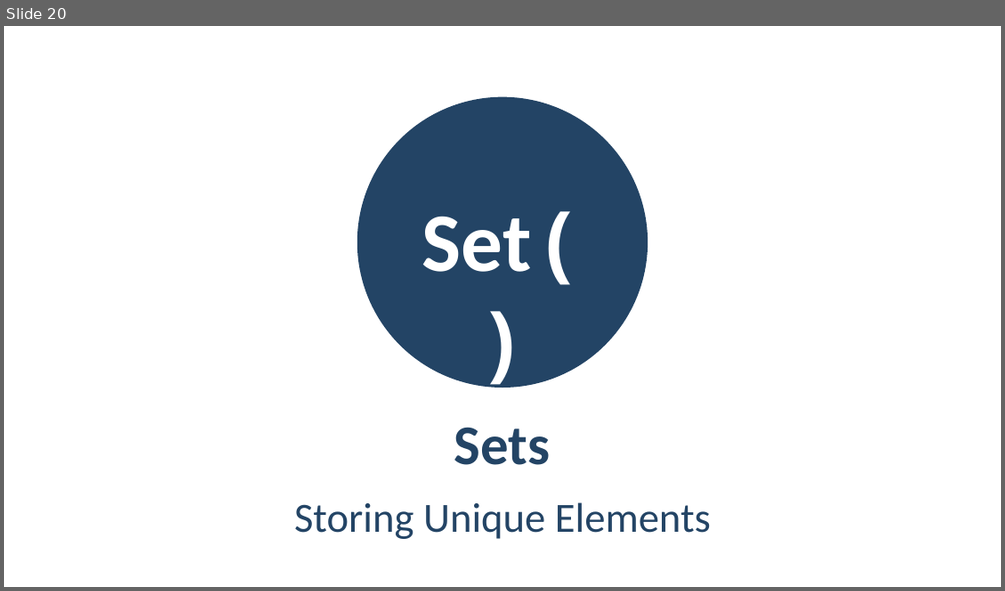
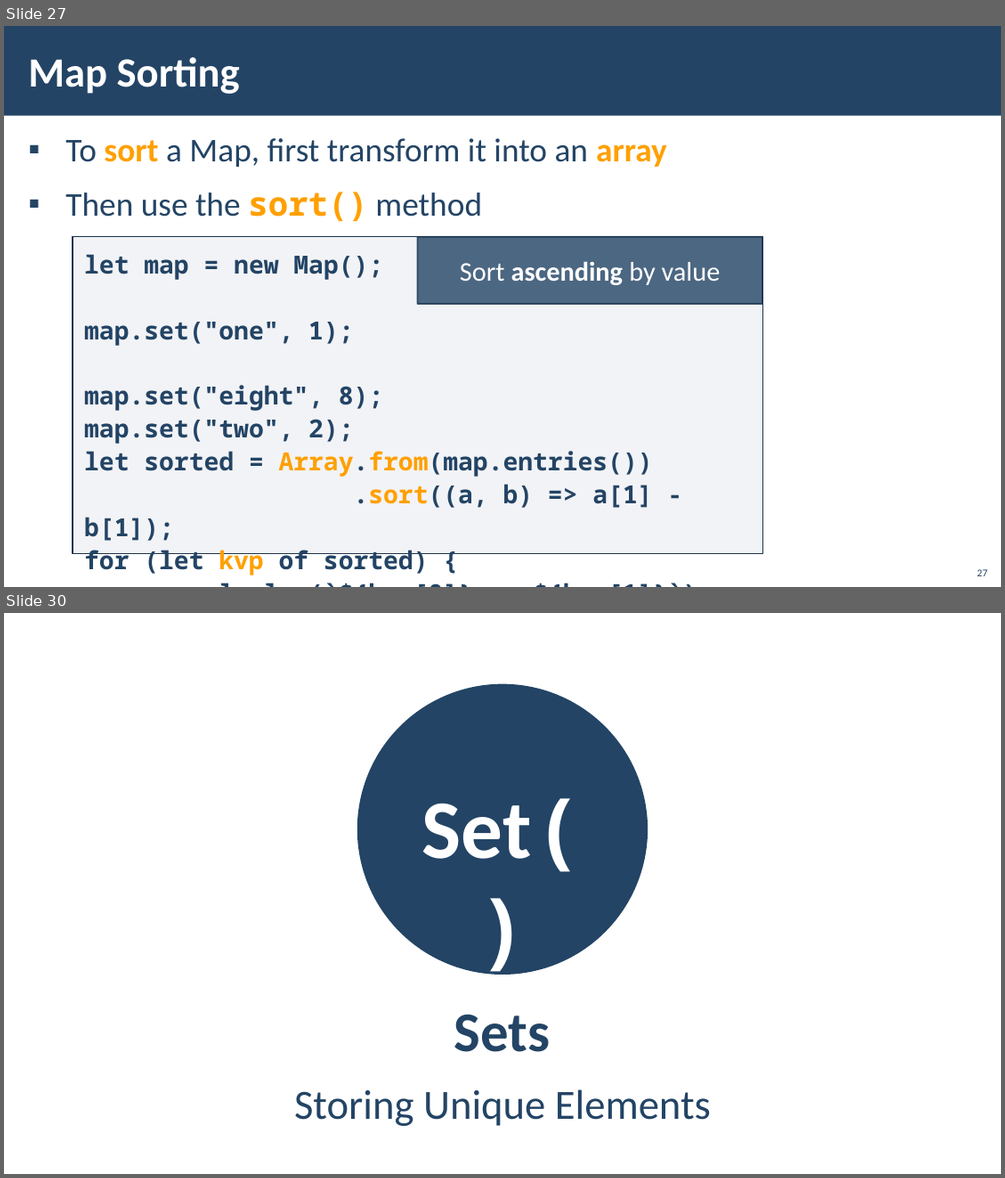
Before and after one commit to YordanovPetar/SoftUni, a slide deck: JavaScriptFundamentals/07_AssociativeArrays/07_1_AssociativeArraysLab/08. JS-Fundamentals-Associative-Arrays.pptx. Shown one above the other, each under a label of ours: slide 20 before the commit, slides 27 and 30 after it; the slides between them are not shown. The pictures are 1005x591 and 1005x1178 pixels, drawn with LibreOffice and Linux fonts; fonts in the diff are those of the drawing; background and template pictures are left out. Boxes give left, top, right and bottom in pixels: in the first picture for what was removed or moved away, otherwise in the second. Text is boxed around its words. In the diff, an @@ line names an element or a change of style, - is before the commit and + after.

```diff
--- a/JavaScriptFundamentals/07_AssociativeArrays/07_1_AssociativeArraysLab/08. JS-Fundamentals-Associative-Arrays.pptx
+++ b/JavaScriptFundamentals/07_AssociativeArrays/07_1_AssociativeArraysLab/08. JS-Fundamentals-Associative-Arrays.pptx
@@ slide 27 added at (4, 26, 1001, 587), background picture (left out) @@
@@ rectangle added at (4, 26, 1001, 116), fill #234465 @@
@@ title added at (28, 57, 240, 94), 40 pt, text #FFFFFF, bold @@
+Map Sorting
@@ text added at (65, 138, 667, 222), 32 pt, text #234465 @@
+▪ To sort a Map, first transform it into an array
+▪ Then use the sort() method
@@ rectangle added at (73, 237, 763, 554), fill #ADB4C3 at 15% opacity, outline #1A334C 1 pt, 24 pt, text #234465, bold @@
+let map = new Map();
+map.set("one", 1);
+map.set("eight", 8);
+map.set("two", 2);
+let sorted = Array.from(map.entries())
+.sort((a, b) => a[1] - b[1]);
+for (let kvp of sorted) {
+console.log(`${kvp[0]} -> ${kvp[1]}`);
+}
@@ rounded rectangle added at (418, 237, 762, 304), fill #234465 at 80% opacity, outline #1A334C 1.5 pt, 26 pt, text #FFFFFF @@
+Sort ascending by value
@@ page number added at (977, 569, 987, 576), 10 pt, text #234465 @@
+27
@@ what was slide 20 is now slide 30 @@
```
Also in this commit, not shown: 2 slides changed, 10 other slides added, 1 slide removed, 8 other files.
